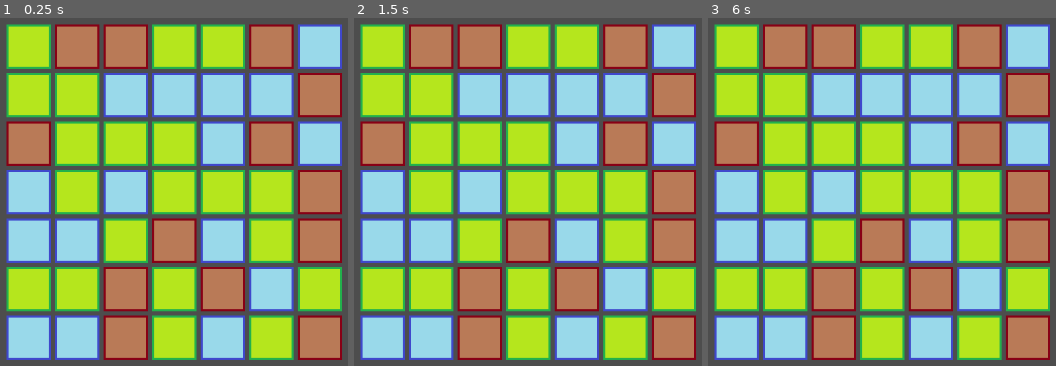
Above: before the commit, frames 1-3 (left to right).
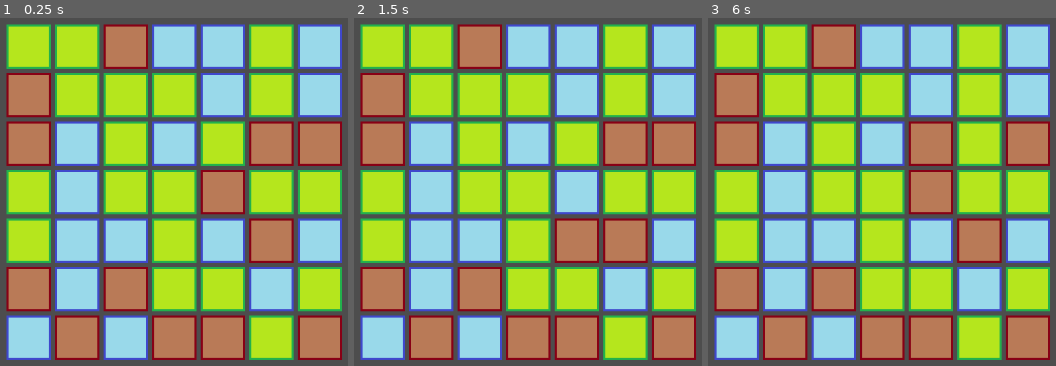
Above: after the commit, the same moments.

Repository: ivo4/hkpn
Game: Godot game, scene res://scenes/match_three/match_three.tscn
Same seed, same stepped clock (60 frames per second), same inputs: the game is played once before the commit and once after it. The project has no main scene, so this scene is started directly.
Inputs (mouse positions are in pixels of both pictures, inside the frame that each line leads up to):
- Up to frame 1 (0.25 s): no input
- Up to frame 2 (1.5 s): tap Enter at 0.5 s; move the mouse to (outside the picture) at 0.52 s; click (outside the picture) at 0.67 s; tap Space at 1.25 s; drag from (587, 258) to (381, 45) at 1.27 s
- Up to frame 3 (6 s): move the mouse to (outside the picture) at 2.02 s; click (outside the picture) at 2.17 s; tap Enter at 2.75, 4.25 s; drag from (outside the picture) to (735, 45) at 2.77 s; tap Space at 3.5, 5 s; move the mouse to (outside the picture) at 3.52 s; click (outside the picture) at 3.67 s; drag from (861, 167) to (784, 45) at 4.27 s; move the mouse to (outside the picture) at 5.02 s; click (outside the picture) at 5.17 s; drag from (982, 125) to (833, 45) at 5.77 s

The runs differ from the first frame. In frame 1, 50% of the frame differs, in the area x 1-99%, y 1-99%; in frame 2, 52%; in frame 3, 52%.

Commit message:
Dragging grid tiles

Diff:
--- a/scenes/match_three/grid.gd
+++ b/scenes/match_three/grid.gd
@@ -4,12 +4,94 @@
 
 const rows: int = 7
 const columns: int = 7
-const tile_size: Vector2 = Vector2(64, 64)
+const tile_size: int = 64
 const gap: int = 6
+const tile_size_with_gap: int = tile_size + gap
+
+var tiles = []
+var dragged_tile: Tile
+var neighbour_tile: Tile
+var resetting_tiles = []
+
+const tile_reset_speed = 400
 
 func _ready():
-	for y in range(rows):
-		for x in range(columns):
-			var tile_instance = tile_scene.instantiate()
-			tile_instance.position = Vector2(x * (tile_size.x + gap), y * (tile_size.y + gap))
-			add_child(tile_instance)
+	tiles.resize(columns)
+
+	for x in range(columns):
+		tiles[x] = []
+		tiles[x].resize(rows)
+
+		for y in range(rows):
+			var tile: Tile = tile_scene.instantiate()
+			tile.index = Vector2(x, y)
+			resetPosition(tile)
+			tile.connect("drag_started", Callable(self, "_on_tile_drag_started"))
+			add_child(tile)
+			tiles[x][y] = tile
+
+func _on_tile_drag_started(tile: Tile):
+	if resetting_tiles.is_empty():
+		dragged_tile = tile
+		set_process_input(true)
+
+func _input(event):
+	if dragged_tile:
+		if event is InputEventMouseMotion:
+			var diff = event.position - dragged_tile.drag_start_pos
+
+			if abs(diff.x) > abs(diff.y):
+				diff.y = 0
+				diff.x = clamp(diff.x, -tile_size_with_gap, tile_size_with_gap)
+			else:
+				diff.x = 0
+				diff.y = clamp(diff.y, -tile_size_with_gap, tile_size_with_gap)
+
+			var neighbour_index = dragged_tile.index + sign(diff)
+
+			if isValidIndex(neighbour_index):
+				dragged_tile.position = getDefaultPos(dragged_tile.index) + diff
+				var new_neighbour_tile = tiles[neighbour_index.x][neighbour_index.y]
+
+				if (neighbour_tile && new_neighbour_tile != neighbour_tile):
+					resetPosition(neighbour_tile)
+
+				neighbour_tile = new_neighbour_tile
+				neighbour_tile.position = getDefaultPos(neighbour_tile.index) - diff
+			else:
+				resetPosition(dragged_tile)
+
+				if neighbour_tile:
+					resetPosition(neighbour_tile)
+
+		if event is InputEventMouseButton:
+			if !event.pressed:
+				resetting_tiles = [dragged_tile, neighbour_tile]
+				dragged_tile.onDragEnd()
+				dragged_tile = null
+				neighbour_tile = null
+				set_process_input(false)
+
+func getDefaultPos(index: Vector2) -> Vector2:
+	return index * tile_size_with_gap
+
+func resetPosition(tile: Tile):
+	tile.position = getDefaultPos(tile.index)
+
+func isValidIndex(index: Vector2) -> bool:
+	return index.x >= 0 and index.x < columns and index.y >= 0 and index.y < rows
+
+func _process(delta):
+	if !resetting_tiles.is_empty():
+		for tile in resetting_tiles:
+			if !tile:
+				resetting_tiles.erase(tile)
+				continue
+
+			var target = getDefaultPos(tile.index)
+			tile.position = tile.position.move_toward(target, tile_reset_speed * delta)
+
+			if tile.position.distance_to(target) < 1:
+				resetting_tiles.erase(tile)
+				resetPosition(tile)
+				tile.z_index = 0
--- /dev/null
+++ b/scenes/match_three/tile.gd
@@ -0,0 +1,25 @@
+extends Area2D
+
+class_name Tile
+
+signal drag_started
+
+var index: Vector2
+
+var is_dragging = false
+var drag_start_pos: Vector2
+
+func _ready():
+	connect("input_event", Callable(self, "_on_input_event"))
+
+func _on_input_event(_viewport: Viewport, event: InputEvent, _shape_idx: int):
+	if event is InputEventMouseButton:
+		if event.button_index == MOUSE_BUTTON_LEFT:
+			if event.pressed:
+				is_dragging = true
+				drag_start_pos = event.position
+				emit_signal("drag_started", self)
+				z_index = 1
+
+func onDragEnd():
+	is_dragging = false
--- a/scenes/match_three/tile.tscn
+++ b/scenes/match_three/tile.tscn
@@ -1,17 +1,23 @@
-[gd_scene load_steps=5 format=3 uid="uid://b74yhi7ygxkpo"]
+[gd_scene load_steps=7 format=3 uid="uid://b74yhi7ygxkpo"]
 
 [ext_resource type="Texture2D" uid="uid://c3goc4l0ti4vj" path="res://assets/sprites/tile-red.png" id="1_3k22e"]
+[ext_resource type="Script" path="res://scenes/match_three/tile.gd" id="1_mkkwv"]
 [ext_resource type="Script" path="res://scenes/match_three/tile_sprite.gd" id="2_pb2qc"]
 [ext_resource type="Texture2D" uid="uid://dwjytrkstyb2u" path="res://assets/sprites/tile-green.png" id="3_oa02i"]
 [ext_resource type="Texture2D" uid="uid://cgknopfvvyv25" path="res://assets/sprites/tile-blue.png" id="4_rngpm"]
 
-[node name="Tile" type="Node2D"]
+[sub_resource type="RectangleShape2D" id="RectangleShape2D_20akv"]
+size = Vector2(64, 64)
 
-[node name="Area2D" type="Area2D" parent="."]
+[node name="Area2D" type="Area2D"]
+script = ExtResource("1_mkkwv")
 
-[node name="Sprite2D" type="Sprite2D" parent="Area2D"]
+[node name="Sprite2D" type="Sprite2D" parent="."]
 texture = ExtResource("1_3k22e")
 script = ExtResource("2_pb2qc")
 texture_red = ExtResource("1_3k22e")
 texture_green = ExtResource("3_oa02i")
 texture_blue = ExtResource("4_rngpm")
+
+[node name="CollisionShape2D" type="CollisionShape2D" parent="."]
+shape = SubResource("RectangleShape2D_20akv")
